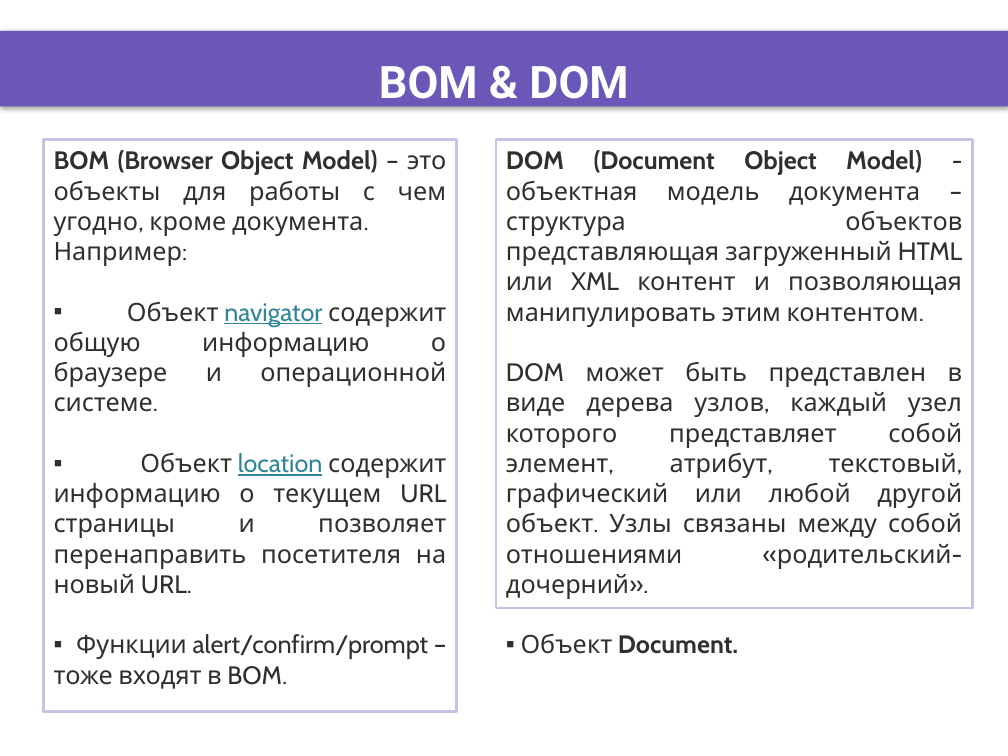
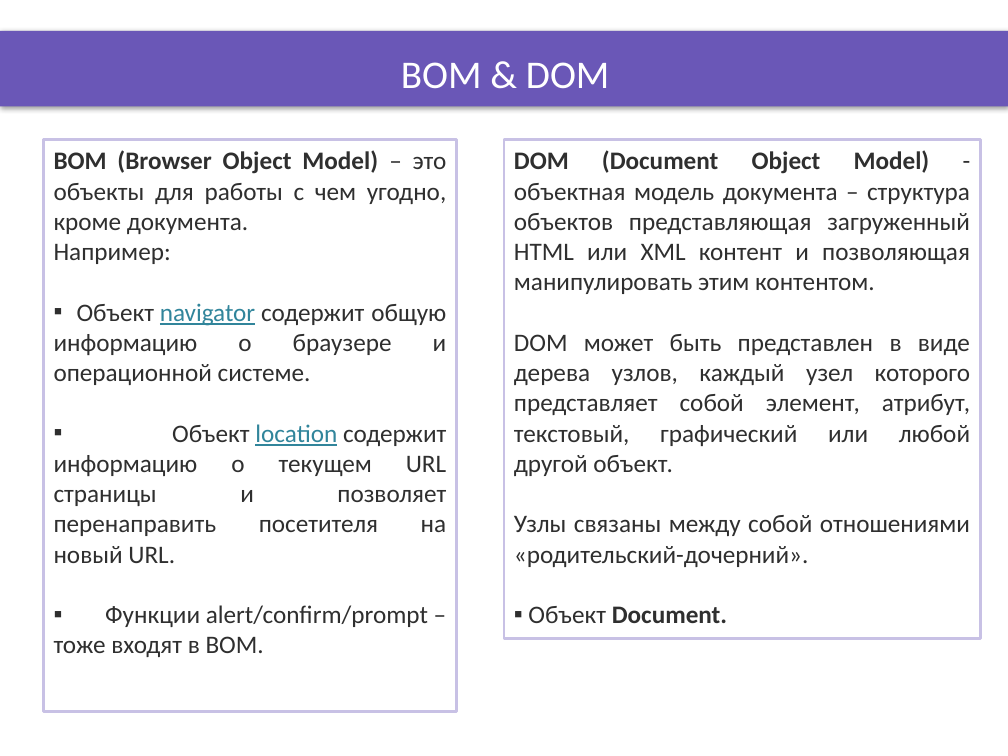
Before and after one commit to DinamickaDevelopment/Ignite-1, a slide deck: slide 3 of 001_JavaScript/006_lesson/Presentation/Document_page_objects.pptx. Drawn at 1008x756 pixels with LibreOffice and Linux fonts; fonts in the diff are those of the drawing; background and template pictures are left out. Boxes give left, top, right and bottom in pixels: in the first picture for what was removed or moved away, otherwise in the second. Text is boxed around its words. In the diff, an @@ line names an element or a change of style, - is before the commit and + after.

```diff
--- a/001_JavaScript/006_lesson/Presentation/Document_page_objects.pptx
+++ b/001_JavaScript/006_lesson/Presentation/Document_page_objects.pptx
@@ title "BOM & DOM": place and size @@
-title "BOM & DOM" at [379, 65, 628, 109]
+title "BOM & DOM" at [401, 62, 610, 88]
@@ title "BOM & DOM" at [401, 62, 610, 88]: size 32 to 28 pt, font Roboto to Calibri, bold off @@
@@ rectangle "BOM (Browser Object Model) – ..." at [43, 140, 456, 712]: font Cabin to Calibri @@
@@ rectangle "DOM (Document Object Model) - ...": place and size @@
-rectangle "DOM (Document Object Model) - ..." at [496, 140, 972, 608]
+rectangle "DOM (Document Object Model) - ..." at [504, 140, 980, 639]
@@ text in rectangle at [514, 150, 970, 623]: font Cabin to Calibri in "DOM (Document Object Model) - объектная модель ...", "Объект Document." @@
@@ text in rectangle at [514, 334, 970, 567]: text changed; font Cabin to Calibri @@
-DOM может быть представлен в виде дерева узлов, каждый узел которого представляет собой элемент, атрибут, текстовый, графический или любой другой объект. Узлы связаны между собой отношениями «родительский-дочерний».
+DOM может быть представлен в виде дерева узлов, каждый узел которого представляет собой элемент, атрибут, текстовый, графический или любой другой объект.
+Узлы связаны между собой отношениями «родительский-дочерний».
```
Also in this commit, not shown: 6 other slides changed, 9 other files.
